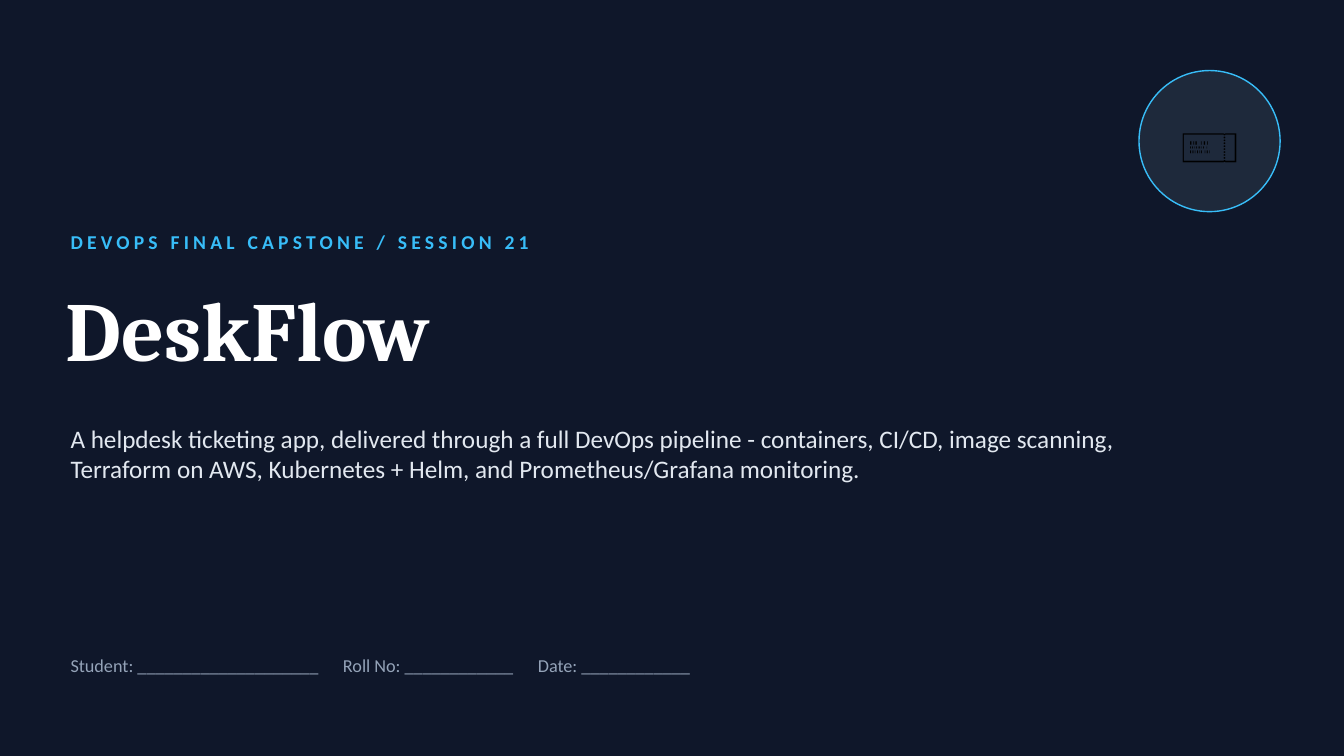
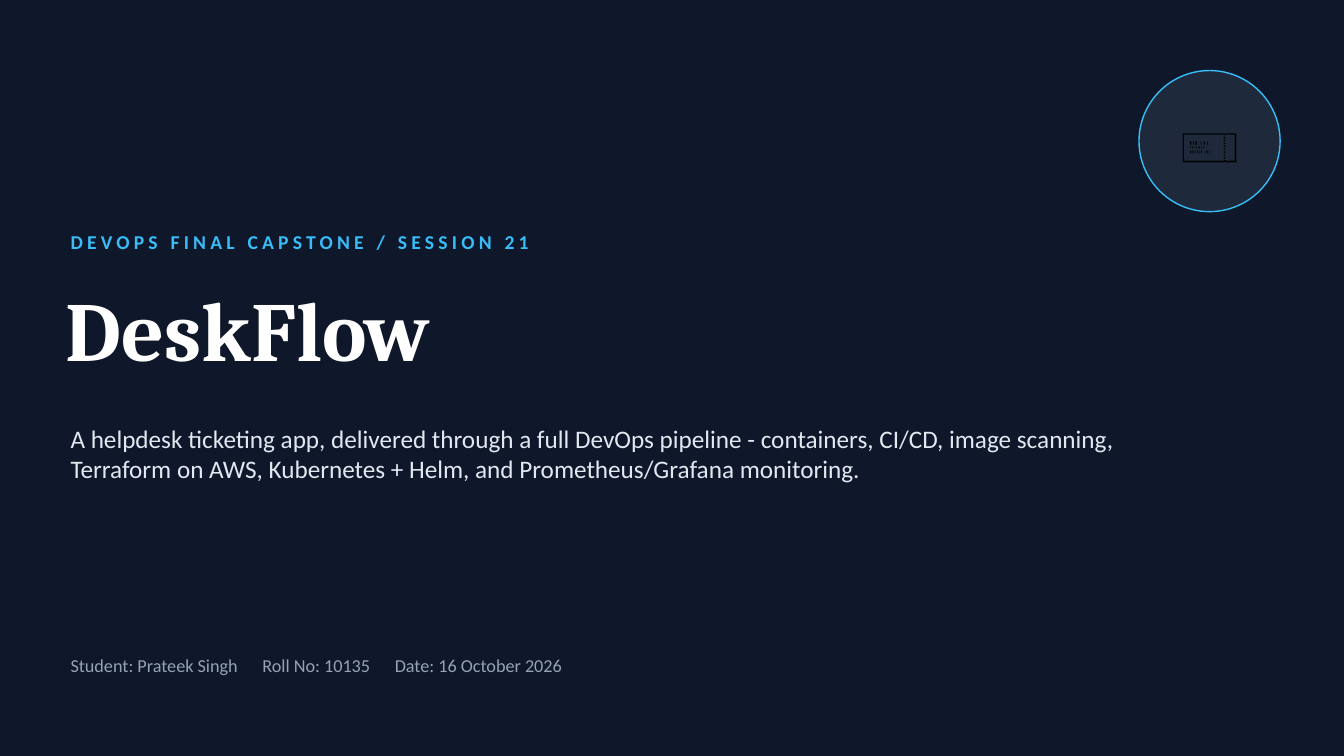
Before and after one commit to tek-wizard/Devops-Project, a slide deck: slide 1 of presentation.pptx. Drawn at 1344x756 pixels with LibreOffice and Linux fonts; fonts in the diff are those of the drawing. Boxes give left, top, right and bottom in pixels: in the first picture for what was removed or moved away, otherwise in the second. Text is boxed around its words. In the diff, an @@ line names an element or a change of style, - is before the commit and + after.

Commit message:
Add student details to presentation title slide

```diff
--- a/presentation.pptx
+++ b/presentation.pptx
@@ text at bbox=[71, 659, 562, 675]: text changed @@
-Student: ____________________ Roll No: ____________ Date: ____________
+Student: Prateek Singh Roll No: 10135 Date: 16 October 2026
```
